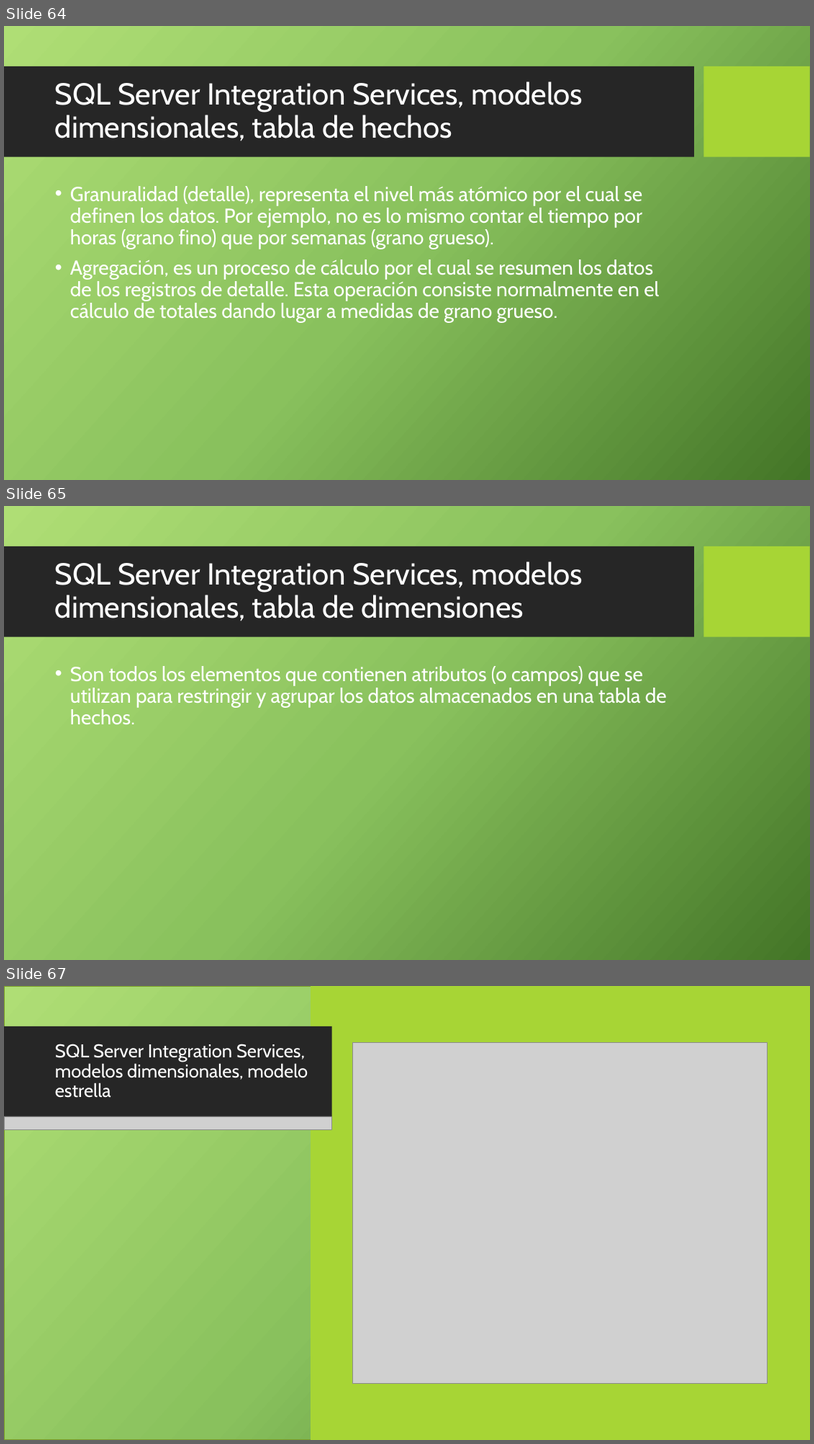
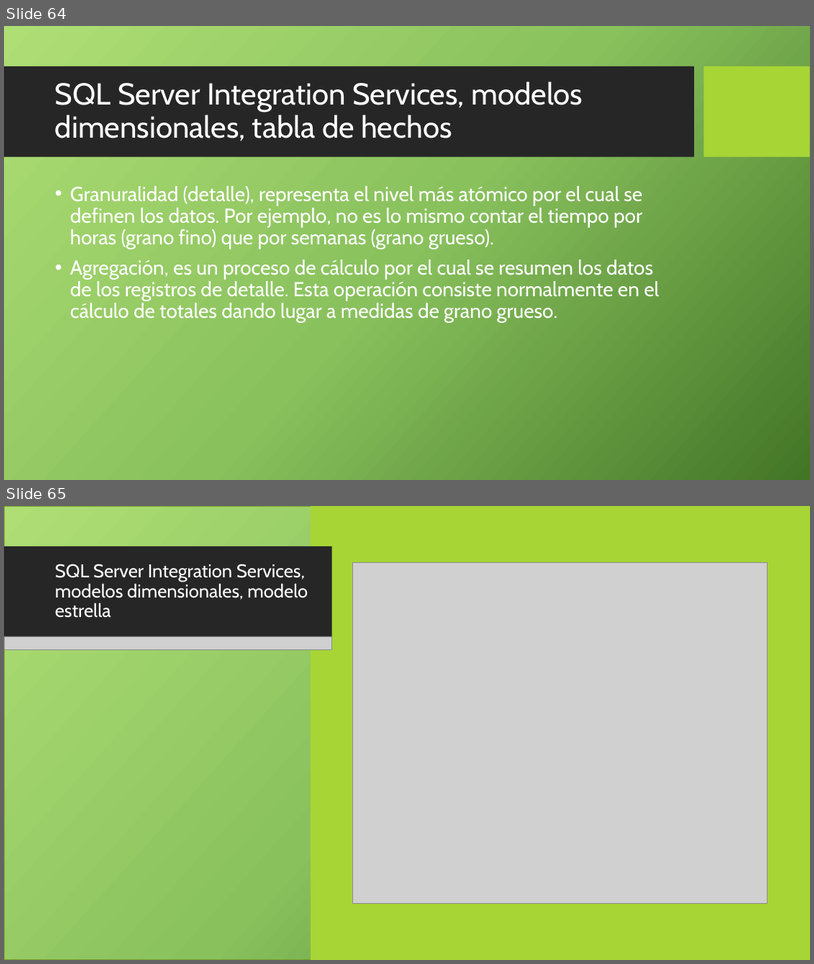
Before and after one commit to quesadaao/curso-sql-server-principiantes, a slide deck: presentaciones/01.pptx. Shown one above the other, each under a label of ours: slides 64, 65 and 67 before the commit, slides 64 and 65 after it; the slides between them are not shown. The pictures are 814x1444 and 814x964 pixels, drawn with LibreOffice and Linux fonts; fonts in the diff are those of the drawing; grey boxes stand for pictures; background and template pictures are left out. Boxes give left, top, right and bottom in pixels: in the first picture for what was removed or moved away, otherwise in the second. Text is boxed around its words. In the diff, an @@ line names an element or a change of style, - is before the commit and + after.

```diff
--- a/presentaciones/01.pptx
+++ b/presentaciones/01.pptx
@@ slide 65 removed at (4,506,810,960), background picture (left out); not listed: 2 template elements that a slide beside it also shows @@
@@ title removed at (55,561,583,621) @@
-SQL Server Integration Services, modelos dimensionales, tabla de dimensiones
@@ text removed at (70,666,667,724) @@
-• Son todos los elementos que contienen atributos (o campos) que se utilizan para restringir y agrupar los datos almacenados en una tabla de hechos.
@@ what was slide 67 is now slide 65 @@
```
Also in this commit, not shown: 2 slides changed, 2 slides added, 3 other slides removed, 1 other file.
